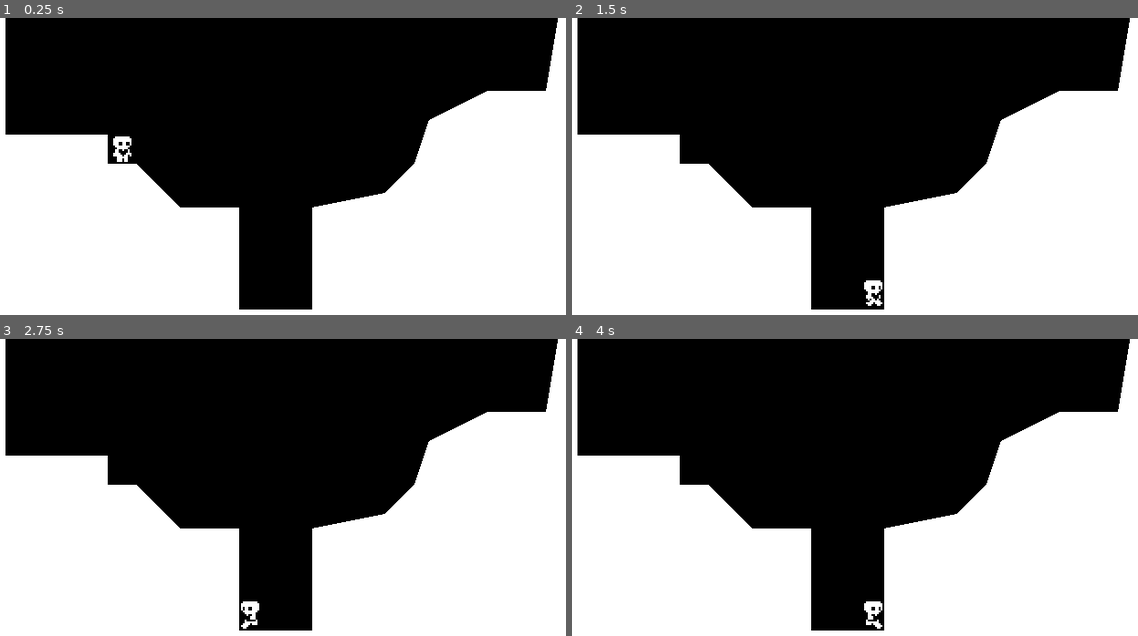
Above: before the commit, frames 1-4 (two rows, left to right).
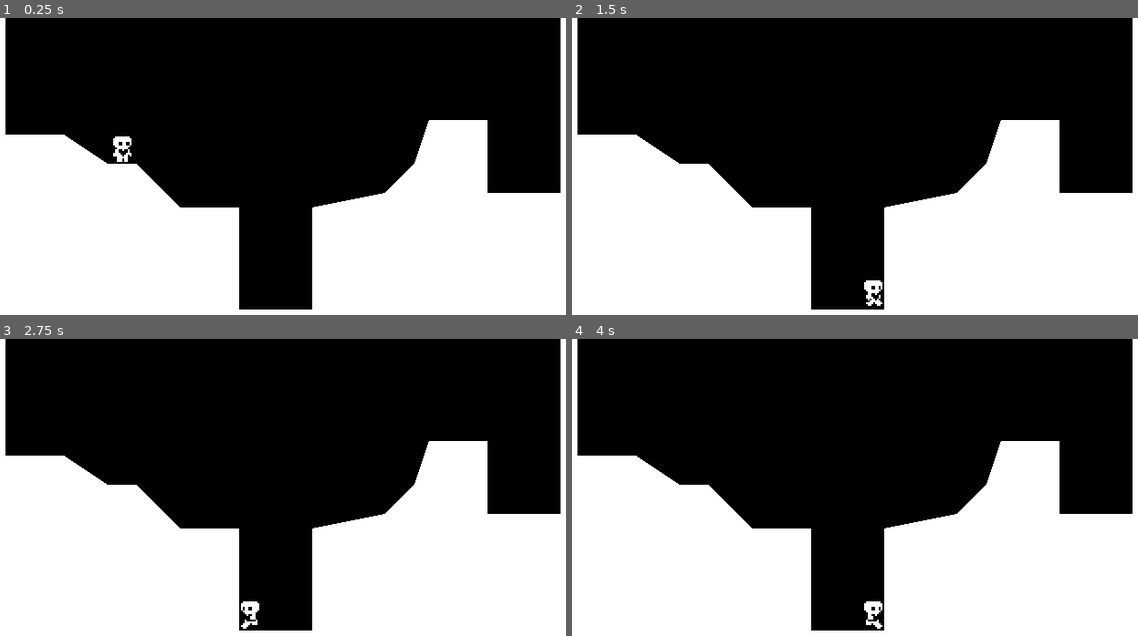
Above: after the commit, the same moments.

Repository: tobynk/HeartPlatformer
Game: Godot game, scene res://world.tscn
Same seed, same stepped clock (60 frames per second), same inputs: the game is played once before the commit and once after it.
Inputs:
- Up to frame 1 (0.25 s): no input
- Up to frame 2 (1.5 s): tap Enter (ui_accept) at 0.5, 0.77 s; hold Right (ui_right) from 0.53 s (still down)
- Up to frame 3 (2.75 s): tap Enter (ui_accept) at 1.52 s; release Right (ui_right) at 2.03 s; hold Left (ui_left) from 2.03 s (still down)
- Up to frame 4 (4 s): tap Enter (ui_accept) at 2.75, 3.02, 3.77 s; release Left (ui_left) at 2.78 s; hold Right (ui_right) from 2.78 s (still down)

The runs differ from the first frame. In frame 1, 5.7% of the frame differs, in the area x 11-100%, y 0-59%; in frame 2, 5.7%; in frame 3, 5.7%; in frame 4, 5.7%.

Commit message:
updated

Diff:
--- a/78.tres
+++ b/78.tres
@@ -4,10 +4,10 @@
 
 [resource]
 script = ExtResource("1_iu52v")
-SPEED = 100.0
-JUMP_VELOCITY = -300.0
+SPEED = 50.0
+JUMP_VELOCITY = -150.0
 acceleration = 800
 friction = 1000.0
-gravity_scale = 1.0
-air_resitanece = 200.0
+gravity_scale = 2.0
+air_resitanece = 400.0
 air_acceleration = 400.0
--- a/world.tscn
+++ b/world.tscn
@@ -10,7 +10,7 @@
 
 [node name="CollisionPolygon2D" type="CollisionPolygon2D" parent="StaticBody2D"]
 position = Vector2(-8, 0)
-polygon = PackedVector2Array(8, -64, 16, -64, 16, 64, 72, 64, 72, 80, 88, 80, 96, 88, 112, 104, 144, 104, 144, 160, 184, 160, 184, 104, 224, 96, 240, 80, 248, 56, 264, 48, 280, 40, 312, 40, 328, -56, 328, 184, 8, 184, 8, 0)
+polygon = PackedVector2Array(8, -64, 16, -64, 16, 64, 48, 64, 72, 80, 88, 80, 96, 88, 112, 104, 144, 104, 144, 160, 184, 160, 184, 104, 224, 96, 240, 80, 248, 56, 280, 56, 280, 96, 320, 96, 320, -56, 328, -56, 328, 184, 8, 184, 8, 0)
 
 [node name="Polygon2D" type="Polygon2D" parent="StaticBody2D/CollisionPolygon2D"]
 
